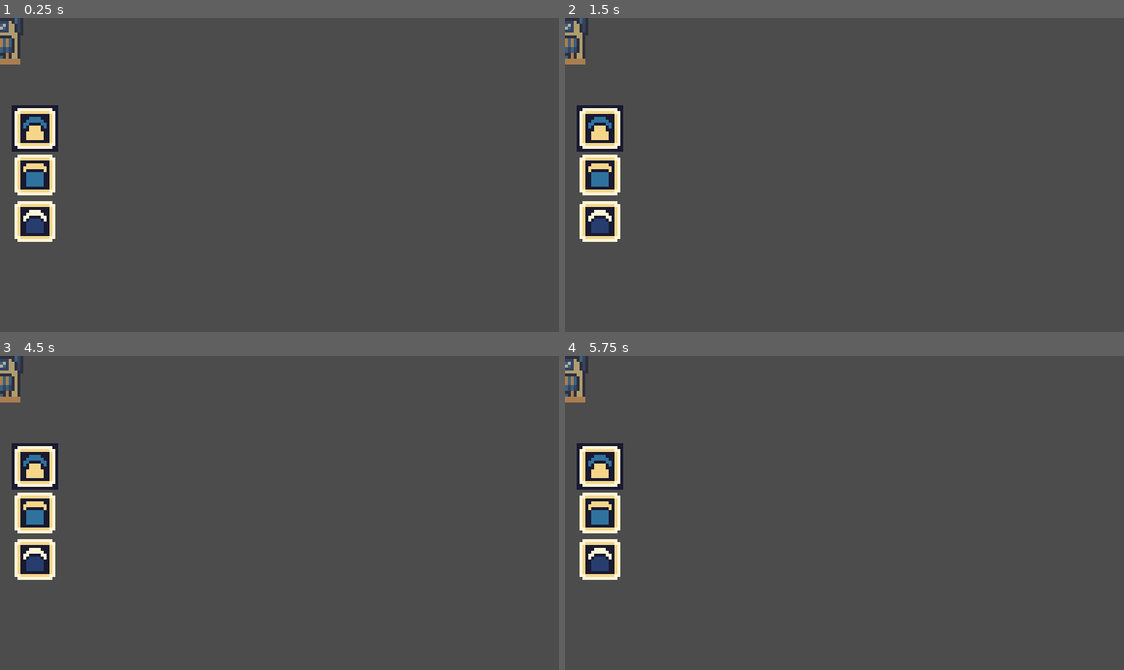
Above: before the commit, frames 1-4 (two rows, left to right).
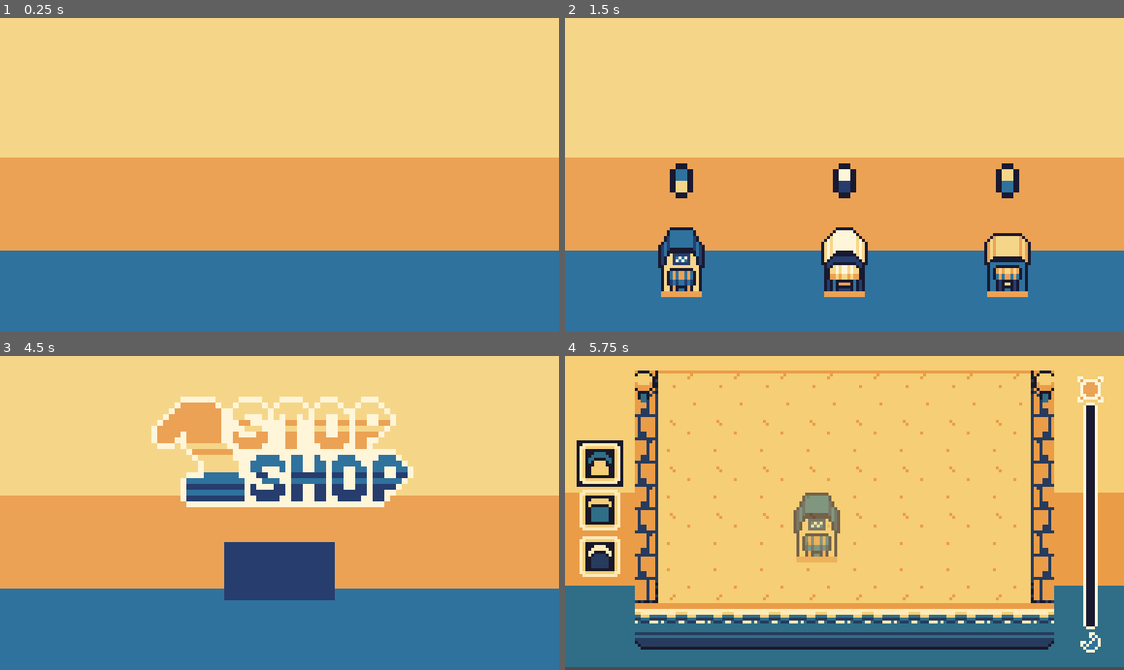
Above: after the commit, the same moments.

Repository: mahyellaw/mini-jam-108
Game: Godot game, scene res://scenes/Menu.tscn
Two runs of this game, one before a commit and one after it. Both use one fixed random seed, a clock stepped at 60 frames per second and the inputs below. Before the commit the project starts from res://scenes/World.tscn.
Inputs (mouse positions are in pixels of both pictures, inside the frame that each line leads up to):
- Up to frame 1 (0.25 s): no input
- Up to frame 2 (1.5 s): click (844, 234) at 0.5 s, where only the run after the commit has a clickable "Play"; click (844, 234) at 1.25 s, where only the run after the commit has a clickable "Play"
- Up to frame 3 (4.5 s): click (279, 572) at 2 s, where only the run after the commit has a clickable "Play"; tap Enter at 2.75, 4.25 s; move the mouse to (402, 497) at 2.77 s; click (402, 497) at 2.85 s; right-click (402, 497) at 3.05 s; tap Space at 3.5 s; move the mouse to (167, 528) at 3.52 s; right-click (167, 528) at 3.6 s; click (167, 528) at 3.8 s; move the mouse to (335, 443) at 4.27 s; click (335, 443) at 4.35 s
- Up to frame 4 (5.75 s): right-click (900, 443) at 4.55 s; tap Space at 5 s; move the mouse to (816, 575) at 5.02 s; right-click (816, 575) at 5.1 s; click (816, 575) at 5.3 s

The runs differ from the first frame. In frame 1, 100% of the frame differs, in the area x 0-100%, y 0-100%; in frame 2, 100%; in frame 3, 100%; in frame 4, 98%.
Error before the commit: Parse Error: Unknown class: "BuilderHelper" (res://scripts/ShopBuilder.gd:1)

Commit message:
finish OsOs game jam edition :bookmark:

Diff:
--- a/project.godot
+++ b/project.godot
@@ -10,19 +10,23 @@
 
 _global_script_classes=[ {
 "base": "Sprite",
-"class": "ShopBlueprint",
+"class": "BuilderHelper",
 "language": "GDScript",
-"path": "res://utils/ShopBlueprint.gd"
+"path": "res://utils/BuilderHelper.gd"
 } ]
 _global_script_class_icons={
-"ShopBlueprint": ""
+"BuilderHelper": ""
 }
 
 [application]
 
 config/name="One Stop - One Shop"
-run/main_scene="res://scenes/World.tscn"
+run/main_scene="res://scenes/Menu.tscn"
 config/icon="res://icon.png"
+
+[autoload]
+
+System="*res://singletons/System.gd"
 
 [display]
 
@@ -59,16 +63,20 @@
 
 [input]
 
-build={
+left_click={
 "deadzone": 0.5,
 "events": [ Object(InputEventMouseButton,"resource_local_to_scene":false,"resource_name":"","device":0,"alt":false,"shi …(212 unchanged characters)…
  ]
 }
-destroy={
+right_click={
 "deadzone": 0.5,
 "events": [ Object(InputEventMouseButton,"resource_local_to_scene":false,"resource_name":"","device":0,"alt":false,"shi …(212 unchanged characters)…
  ]
 }
+
+[input_devices]
+
+pointing/emulate_touch_from_mouse=true
 
 [physics]
 
--- a/scenes/World.tscn
+++ b/scenes/World.tscn
@@ -1,14 +1,52 @@
-[gd_scene load_steps=6 format=2]
+[gd_scene load_steps=14 format=2]
 
 [ext_resource path="res://scenes/ShopBuilder.tscn" type="PackedScene" id=1]
 [ext_resource path="res://textures/buildings/refreshments.png" type="Texture" id=2]
 [ext_resource path="res://textures/buildings/icecream.png" type="Texture" id=3]
 [ext_resource path="res://textures/buildings/hotdogs.png" type="Texture" id=4]
 [ext_resource path="res://textures/ui/remove.png" type="Texture" id=5]
+[ext_resource path="res://scenes/Debris.tscn" type="PackedScene" id=6]
+[ext_resource path="res://textures/environment/Platform.png" type="Texture" id=7]
+[ext_resource path="res://scenes/Time.tscn" type="PackedScene" id=8]
+[ext_resource path="res://textures/BG.png" type="Texture" id=9]
+[ext_resource path="res://scenes/Spawner.tscn" type="PackedScene" id=10]
+[ext_resource path="res://scenes/Camera.tscn" type="PackedScene" id=11]
+[ext_resource path="res://audio/mushroom dance_0.ogg" type="AudioStream" id=12]
+[ext_resource path="res://scenes/Stock.tscn" type="PackedScene" id=13]
 
 [node name="World" type="Node"]
 
+[node name="CanvasModulate" type="CanvasModulate" parent="."]
+color = Color( 1, 0.960784, 0.85098, 1 )
+
+[node name="BG" type="Sprite" parent="."]
+position = Vector2( 96, 54 )
+texture = ExtResource( 9 )
+
+[node name="Platform" type="Sprite" parent="."]
+position = Vector2( 96, 54 )
+texture = ExtResource( 7 )
+
 [node name="YSort" type="YSort" parent="."]
 
+[node name="Spawner" parent="YSort" instance=ExtResource( 10 )]
+
 [node name="ShopBuilder" parent="YSort" instance=ExtResource( 1 )]
+position = Vector2( 96, 64 )
 shop_types = [ ExtResource( 2 ), ExtResource( 4 ), ExtResource( 3 ), ExtResource( 5 ) ]
+
+[node name="Debris" parent="." instance=ExtResource( 6 )]
+
+[node name="Camera" parent="." groups=["camera"] instance=ExtResource( 11 )]
+
+[node name="UI" type="CanvasLayer" parent="."]
+
+[node name="Time" parent="UI" instance=ExtResource( 8 )]
+margin_left = -16.0
+margin_right = -7.0
+
+[node name="Stock" parent="UI" instance=ExtResource( 13 )]
+
+[node name="OST" type="AudioStreamPlayer" parent="."]
+stream = ExtResource( 12 )
+autoplay = true
